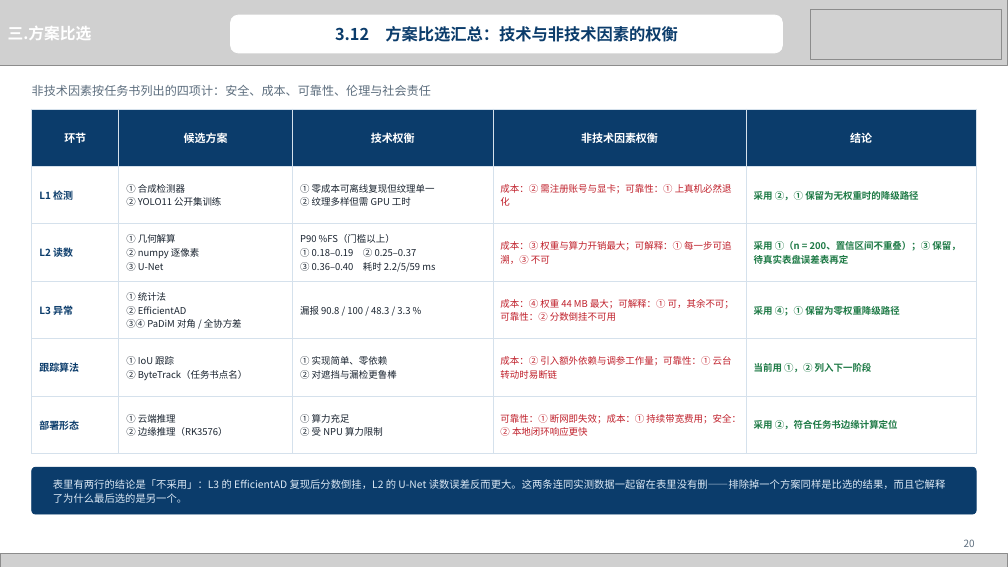
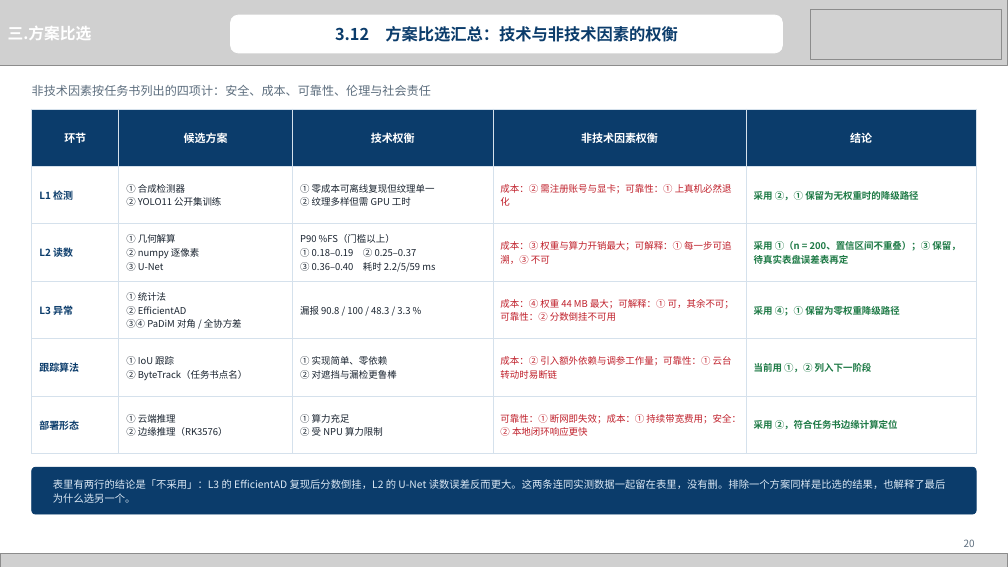
Before and after one commit to heizitalk666/2026summer, a slide deck: slide 20 of deliverables/中期答辩.pptx. Drawn at 1008x567 pixels with LibreOffice and Linux fonts; fonts in the diff are those of the drawing; grey boxes stand for pictures. Boxes give left, top, right and bottom in pixels: in the first picture for what was removed or moved away, otherwise in the second. Text is boxed around its words. In the diff, an @@ line names an element or a change of style, - is before the commit and + after.

```diff
--- a/deliverables/中期答辩.pptx
+++ b/deliverables/中期答辩.pptx
@@ text at <box>53,479,946,503</box>: text changed @@
-表里有两行的结论是「不采用」：L3 的 EfficientAD 复现后分数倒挂，L2 的 U-Net 读数误差反而更大。这两条连同实测数据一起留在表里没有删——排除掉一个方案同样是比选的结果，而且它解释了为什么最后选的是另一个。
+表里有两行的结论是「不采用」：L3 的 EfficientAD 复现后分数倒挂，L2 的 U-Net 读数误差反而更大。这两条连同实测数据一起留在表里，没有删。排除一个方案同样是比选的结果，也解释了最后为什么选另一个。
```
Also in this commit, not shown: 11 other slides changed, 2 other files.
